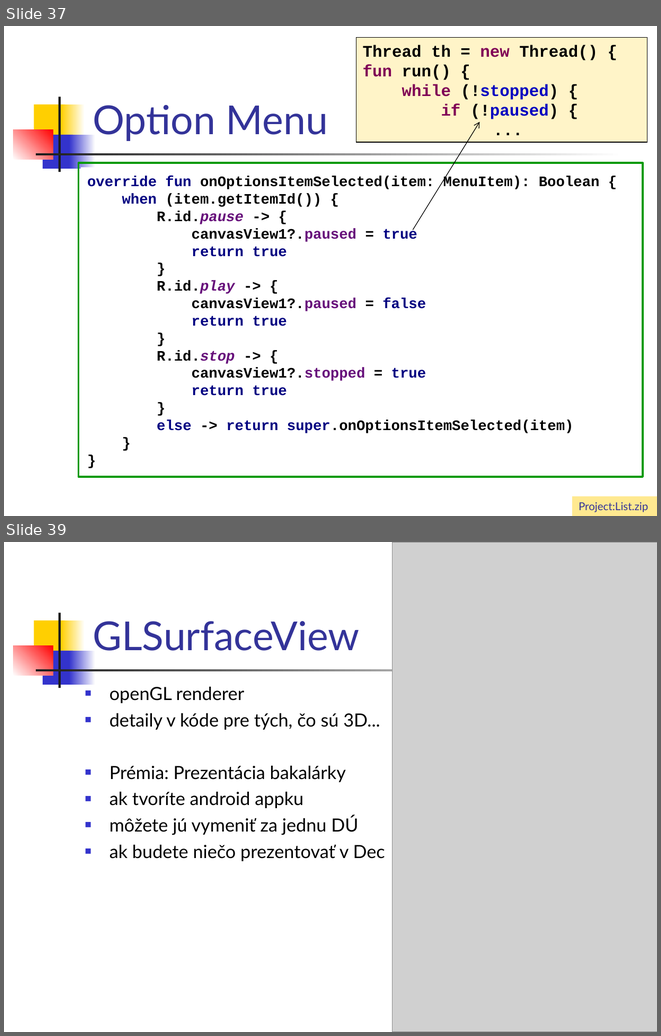
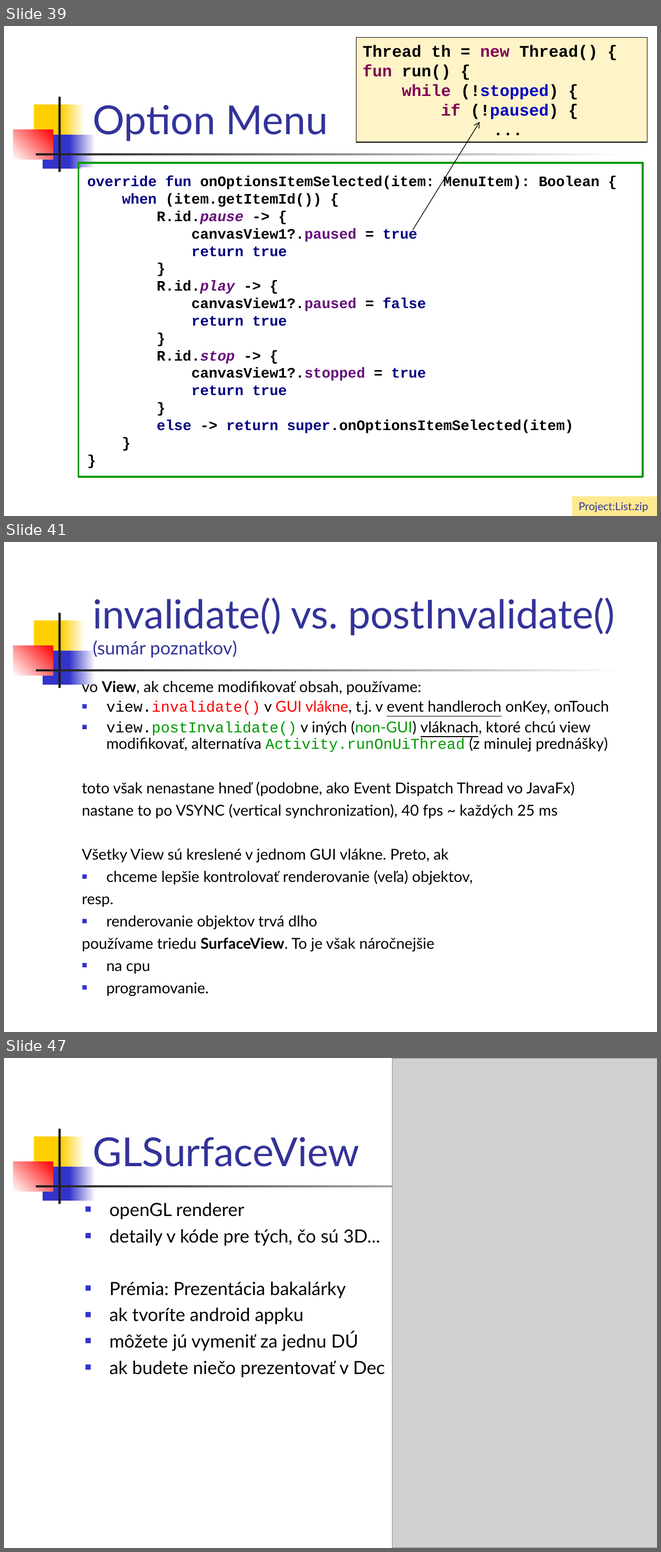
Before and after one commit to vmandro/Prednasky, a slide deck: 04/04_Android.ppt. Shown one above the other, each under a label of ours: slides 37 and 39 before the commit, slides 39, 41 and 47 after it; the slides between them are not shown. The pictures are 661x1036 and 661x1552 pixels, drawn with LibreOffice and Linux fonts; fonts in the diff are those of the drawing; grey boxes stand for pictures. Boxes give left, top, right and bottom in pixels: in the first picture for what was removed or moved away, otherwise in the second. Text is boxed around its words. In the diff, an @@ line names an element or a change of style, - is before the commit and + after.

```diff
--- a/04/04_Android.ppt
+++ b/04/04_Android.ppt
@@ slide 41 added at (4, 542, 657, 1032), background #FFFFFF; not listed: 7 template elements that a slide beside it also shows @@
@@ title added at (93, 598, 615, 658), 44 pt, text #333399 @@
+invalidate() vs. postInvalidate()
+(sumár poznatkov)
@@ text added at (82, 679, 609, 996), 16.6 pt, text #000000 @@
+vo View, ak chceme modifikovať obsah, používame:
+■ view.invalidate() v GUI vlákne, t.j. v event handleroch onKey, onTouch
+■ view.postInvalidate() v iných (non-GUI) vláknach, ktoré chcú view modifikovať, alternatíva Activity.runOnUiThread (z minulej prednášky)
+toto však nenastane hneď (podobne, ako Event Dispatch Thread vo JavaFx)
+nastane to po VSYNC (vertical synchronization), 40 fps ~ každých 25 ms
+Všetky View sú kreslené v jednom GUI vlákne. Preto, ak
+■ chceme lepšie kontrolovať renderovanie (veľa) objektov,
+resp.
+■ renderovanie objektov trvá dlho
+používame triedu SurfaceView. To je však náročnejšie
+■ na cpu
+■ programovanie.
@@ what was slide 37 is now slide 39 @@
@@ what was slide 39 is now slide 47 @@
```
Also in this commit, not shown: 20 slides changed, 7 other slides added, 3 other files.
